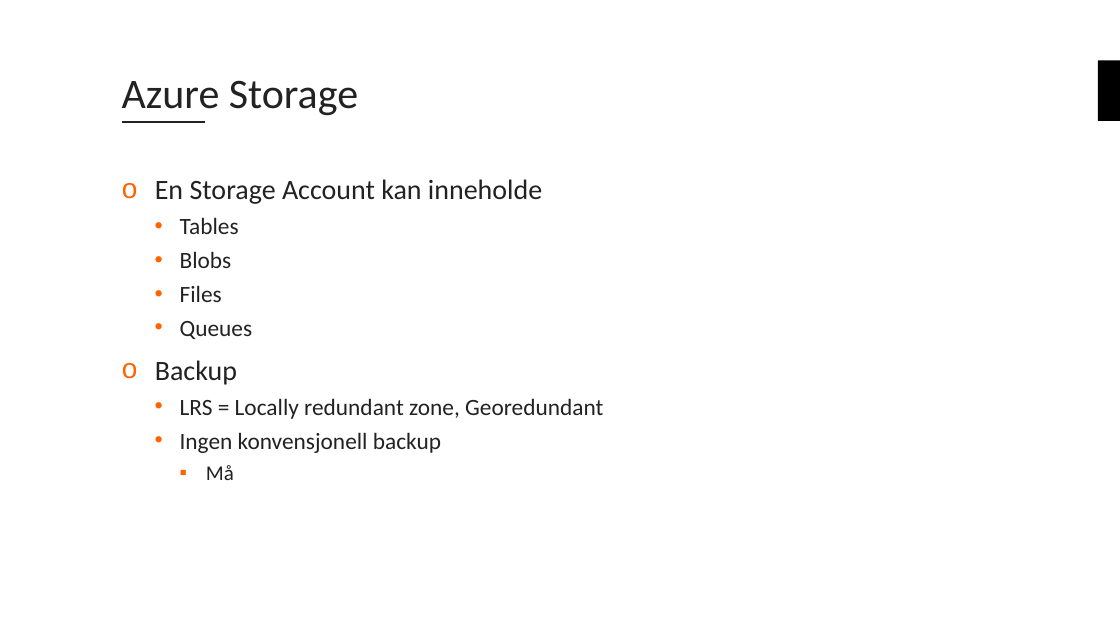
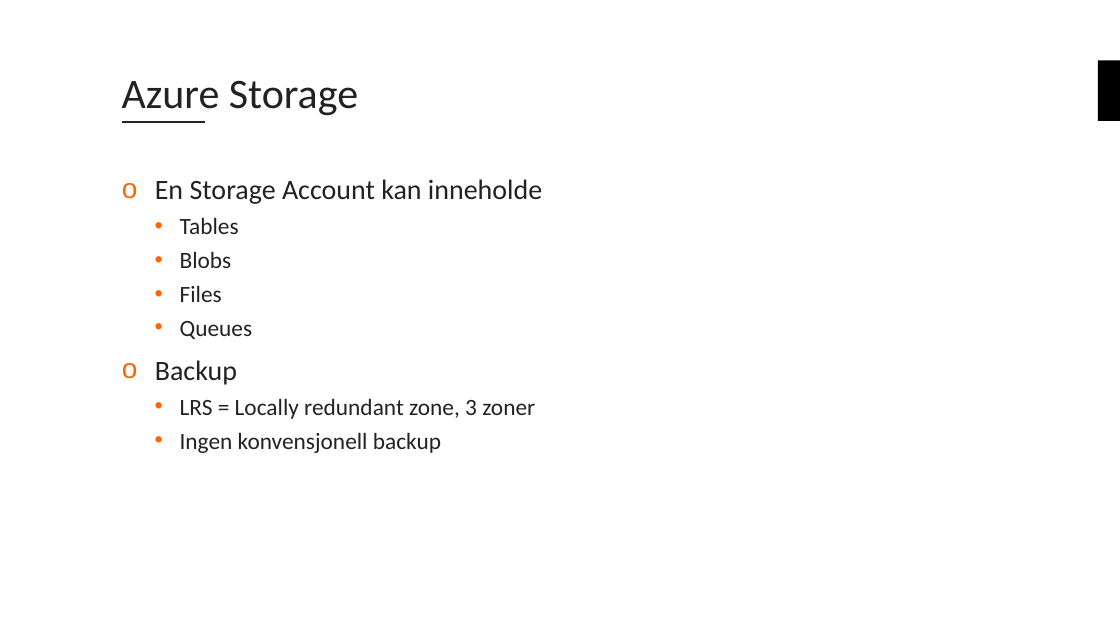
Before and after one commit to bouvet/azure-workshops, a slide deck: slide 24 of Workshop_1/Presentasjon/Azureskolen-Workshop#1.pptx. Drawn at 1120x630 pixels with LibreOffice and Linux fonts; fonts in the diff are those of the drawing; background and template pictures are left out. Boxes give left, top, right and bottom in pixels: in the first picture for what was removed or moved away, otherwise in the second. Text is boxed around its words. In the diff, an @@ line names an element or a change of style, - is before the commit and + after.

```diff
--- a/Workshop_1/Presentasjon/Azureskolen-Workshop#1.pptx
+++ b/Workshop_1/Presentasjon/Azureskolen-Workshop#1.pptx
@@ text at bbox=[180, 398, 535, 419]: text changed @@
-  • LRS = Locally redundant zone, Georedundant
+  • LRS = Locally redundant zone, 3 zoner
@@ text at bbox=[206, 465, 234, 480]: paragraph removed @@
-    ▪ Må
```
Also in this commit, not shown: 3 other slides changed.
